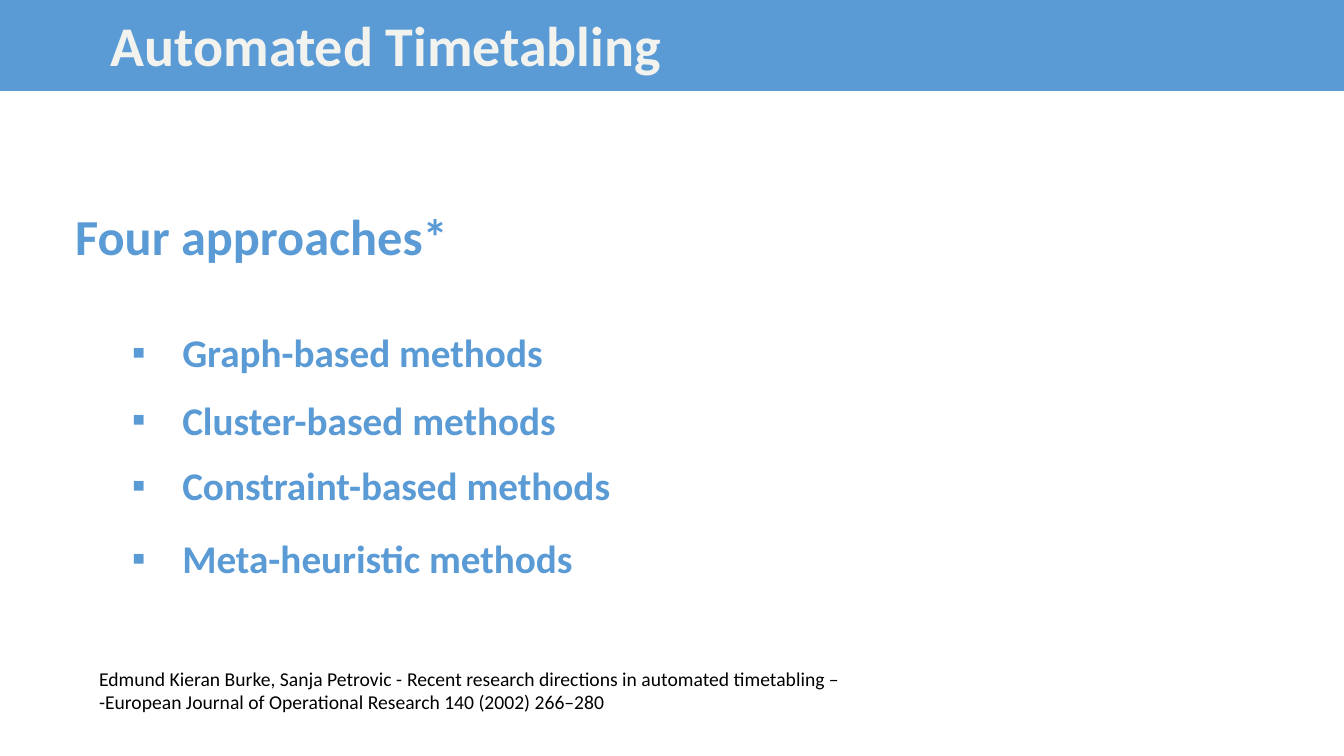
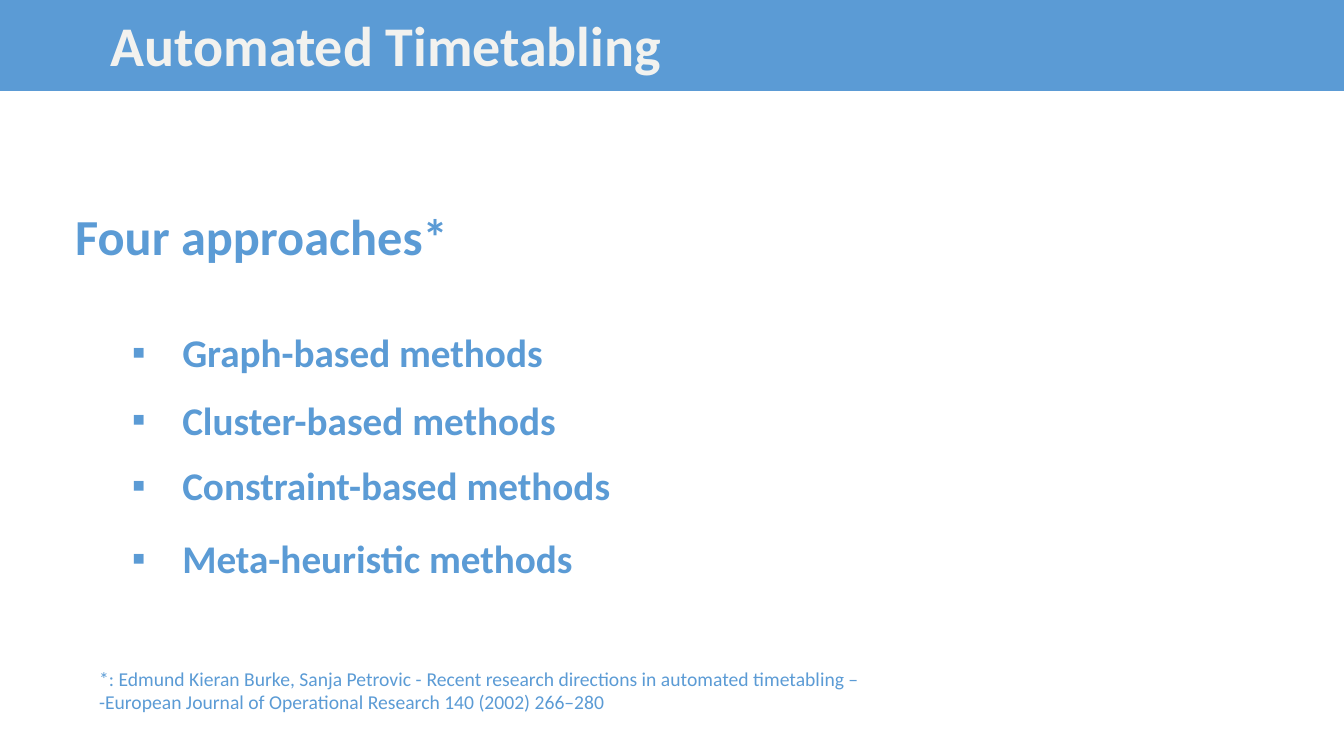
Before and after one commit to bee-lullaby/FinalProject, a slide deck: slide 12 of Documents/FinalReport_FinalYearProject_CongLT_HoaiNV_DucHM_HaNS.pptx. Drawn at 1344x756 pixels with LibreOffice and Linux fonts; fonts in the diff are those of the drawing. Boxes give left, top, right and bottom in pixels: in the first picture for what was removed or moved away, otherwise in the second. Text is boxed around its words. In the diff, an @@ line names an element or a change of style, - is before the commit and + after.

```diff
--- a/Documents/FinalReport_FinalYearProject_CongLT_HoaiNV_DucHM_HaNS.pptx
+++ b/Documents/FinalReport_FinalYearProject_CongLT_HoaiNV_DucHM_HaNS.pptx
@@ text at [99,672,844,712]: text changed; text colour #000000 to #5B9BD5 @@
-Edmund Kieran Burke, Sanja Petrovic - Recent research directions in automated timetabling –
--European Journal of Operational Research 140 (2002) 266–280
+*: Edmund Kieran Burke, Sanja Petrovic - Recent research directions in automated timetabling –
+-European Journal of Operational Research 140 (2002) 266–280
```
Also in this commit, not shown: 26 other slides changed, 2 slides added.
